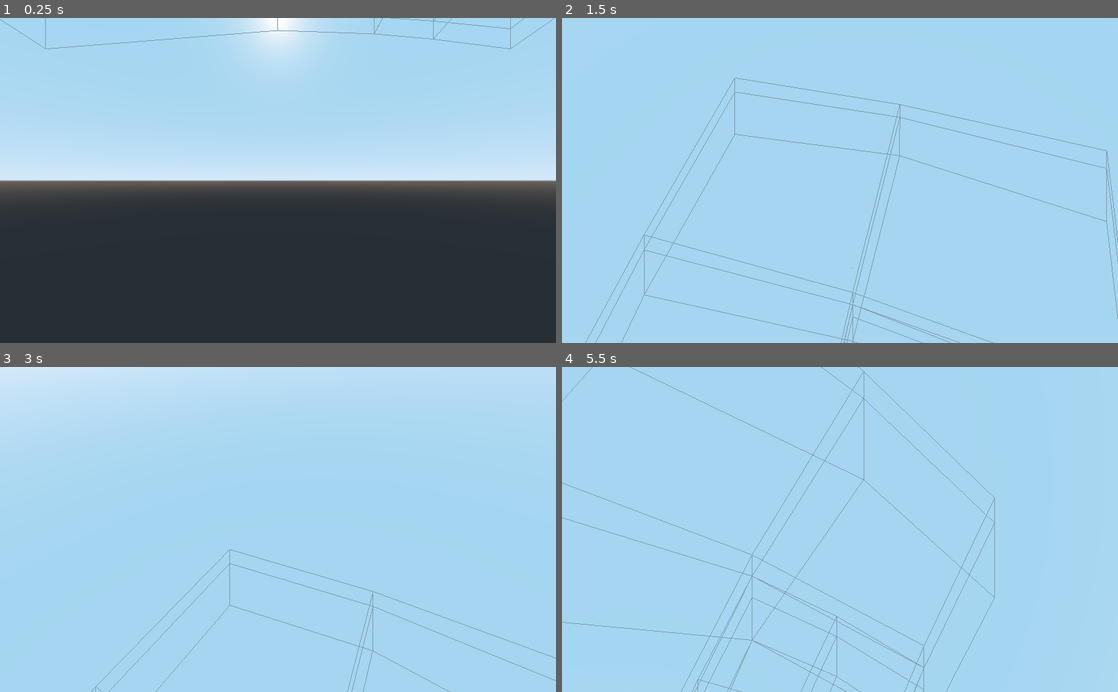
Above: before the commit, frames 1-4 (two rows, left to right).
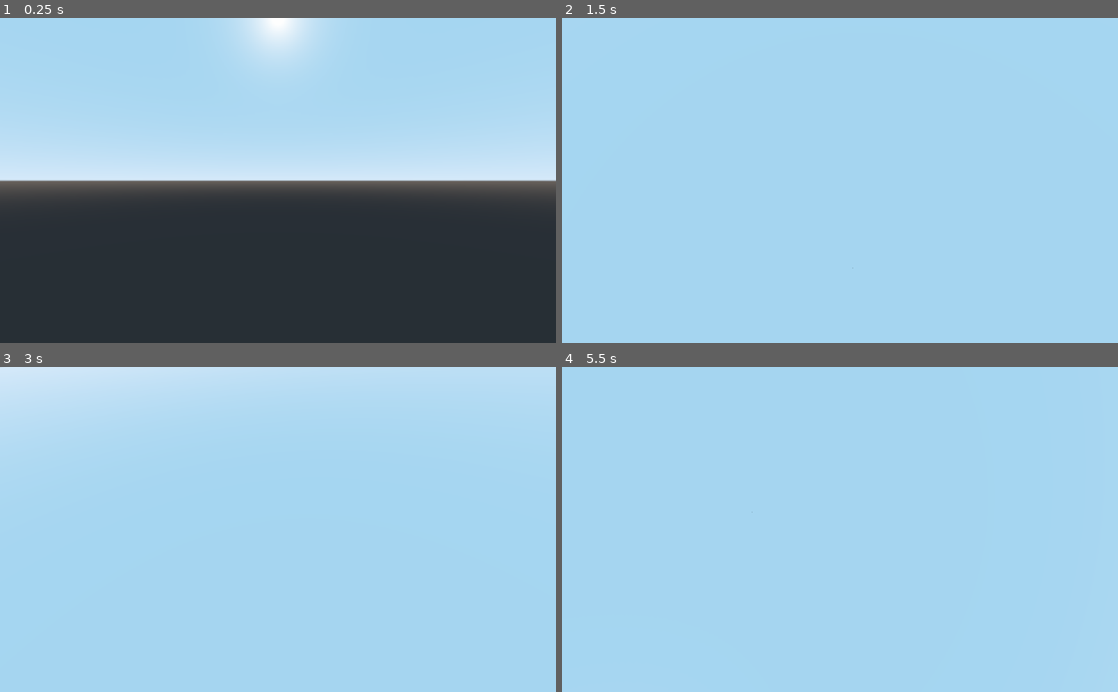
Above: after the commit, the same moments.

Repository: ctkerns/Marching-Cube-Sphere
Game: Godot game, scene res://Scenes/Universe.tscn
Same seed, same stepped clock (60 frames per second), same inputs: the game is played once before the commit and once after it.
Inputs (mouse positions are in pixels of both pictures, inside the frame that each line leads up to):
- Up to frame 1 (0.25 s): no input
- Up to frame 2 (1.5 s): tap Enter at 0.5 s; move the mouse to (867, 180) at 0.52 s; hold W (move_forward) from 0.53 s (still down); move the mouse to (812, 180) at 1.27 s
- Up to frame 3 (3 s): keep holding W (move_forward); move the mouse to (289, 523) at 2.02 s; move the mouse to (272, 536) at 2.77 s
- Up to frame 4 (5.5 s): keep holding W (move_forward); move the mouse to (878, 532) at 3.52 s; tap Space (move_up) at 4.25 s; move the mouse to (795, 526) at 4.27 s; move the mouse to (845, 529) at 5.02 s

The runs differ from the first frame. In frame 1, 0.3% of the frame differs, in the area x 0-100%, y 0-10%; in frame 2, 1.6%; in frame 3, 0.6%; in frame 4, 1.6%, in the area x 0-78%, y 0-100%.
Error after the commit: Parse Error: Unknown class: "Planetary" (res://Scripts/Octree/Octree.gd:1)

Commit message:
Switched to linear octree

Diff:
--- a/Scenes/OctTerrain.tscn
+++ b/Scenes/OctTerrain.tscn
@@ -1,6 +1,7 @@
 [gd_scene load_steps=2 format=2]
 
-[ext_resource path="res://Scripts/Octree.gd" type="Script" id=2]
+[ext_resource path="res://Scripts/Octree/Octree.gd" type="Script" id=2]
+
 
 [node name="OctTerrain" type="Spatial"]
 script = ExtResource( 2 )
--- a/Scripts/Octree/Octnode.gd
+++ b/Scripts/Octree/Octnode.gd
@@ -1,18 +1,7 @@
 extends Object
 
 class Octnode:
-	var _children = []
+	var volume
 
-	func _init():
-		pass
-
-	func _split():
-		for _i in range(8):
-			_children.append(get_script().new())
-
-	func _get_child(idx):
-		if (_children.size() > idx):
-			return _children[idx]
-
-	func _is_leaf():
-		return _children.size() == 0
+	func _init(vol):
+		volume = vol
--- a/Scripts/Octree.gd
+++ b/Scripts/Octree/Octree.gd
@@ -1,15 +1,39 @@
-extends Spatial
+extends Planetary
 
 var Octnode = preload("res://Scripts/Octree/Octnode.gd")
 
 onready var mesh_instance = get_node("MeshInstance")
 
-onready var head = Octnode.Octnode.new()
+onready var head = Octnode.Octnode.new(0.5)
+
+enum Division {SW_down, NW_down, SW_up, NW_up, SE_down, NE_down, SE_up, NE_up}
+
+var nodes: Dictionary
 
 func init():
-	head._split()
-	head._get_child(0)._split()
-	head._get_child(0)._get_child(0)._split()
+	nodes[1] = Octnode.Octnode.new(0.5)
+
+	#split(0b1)
+	#split(0b1000)
+	#split(0b1000000)
+	pass
+
+func split(loc_code: int):
+	if _depth(loc_code) > 20:
+		return
+
+	var prefix = loc_code << 3
+	var suffix = 0
+
+	for i in range(8):
+		nodes[prefix | suffix] = Octnode.Octnode.new(0.5)
+		suffix += 1
+
+func _depth(loc_code: int) -> int:
+	return int( (log(loc_code) / 3) / log(2) )
+
+func _get_child(loc_code: int, dir: int) -> int:
+	return loc_code << 3 | dir
 
 func draw():
 	# Set up array mesh.
@@ -27,8 +51,9 @@
 	mesh_instance.mesh.add_surface_from_arrays(Mesh.PRIMITIVE_LINES, arr)
 
 func _draw_tree(verts):
+	# Initialize stack.
 	var stack = []
-	stack.push_back(head)
+	stack.push_back(1)
 
 	var vert = Vector3(-1, -1, 1)
 	var vert_stack = [vert]
@@ -38,15 +63,19 @@
 
 	var arb_factor = 4
 
-	# Perform a DFS traversal of the octree.
-	var n
-	while (!stack.empty()):
+	# Perform a DFS traversal of the octree using stack.
+	var id; var n
+	while !stack.empty():
 		# Pop frame from stack.
-		n = stack.pop_back()
+		id = stack.pop_back()
 		vert = vert_stack.pop_back()
 		edge = edge_stack.pop_back()
 
-		if (n._is_leaf()):
+		# Get the address of a child of this node.
+		var check = _get_child(id, 0)
+
+		# Check if this node has children.
+		if !nodes.has(check):
 			# Draw the leaf node.
 			var arb_stretch = Vector3(vert.x, vert.y, vert.z*arb_factor)
 
@@ -59,6 +88,8 @@
 				# Calculate the first vertex of each child node.
 				var new_vert = vert
 
+				# No idea if this is accurate to the enum direction I set up.
+				# Double check this.
 				if i & 4 == 4:
 					new_vert.x += edge
 				if i & 2 == 2:
@@ -67,7 +98,7 @@
 					new_vert.z += edge
 
 				# Push frame onto stack.
-				stack.push_back(n._get_child(i))
+				stack.push_back(_get_child(id, i))
 				vert_stack.push_back(new_vert)
 				edge_stack.push_back(edge)
 
